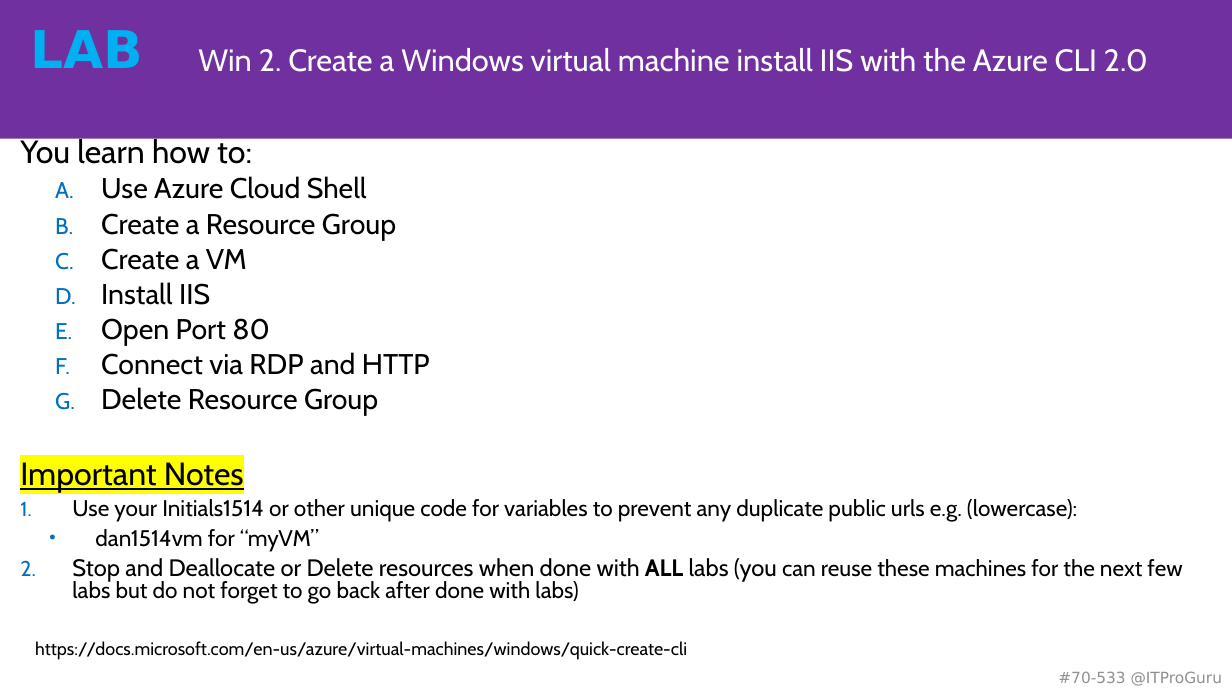
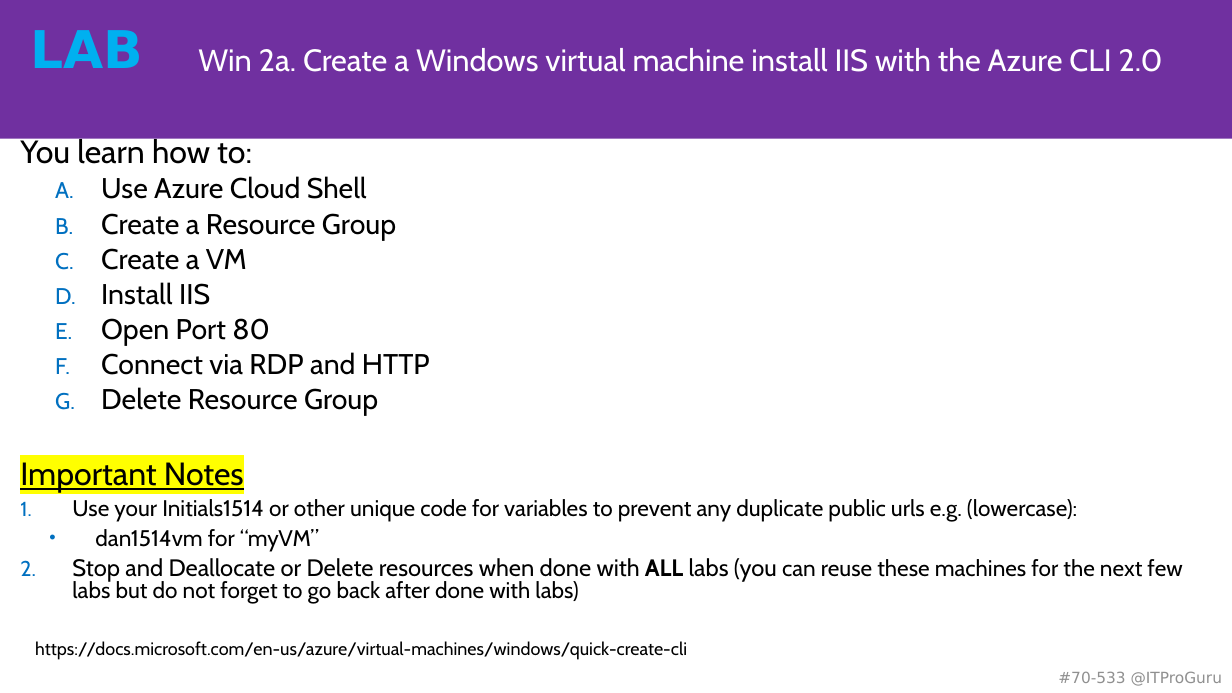
Before and after one commit to guruskill/70-535, a slide deck: slide 14 of Labs/70-535-00-Labs.pptx (slide 13 before the commit). Drawn at 1232x693 pixels with LibreOffice and Linux fonts; fonts in the diff are those of the drawing. Boxes give left, top, right and bottom in pixels: in the first picture for what was removed or moved away, otherwise in the second. Text is boxed around its words. In the diff, an @@ line names an element or a change of style, - is before the commit and + after.

```diff
--- a/Labs/70-535-00-Labs.pptx
+++ b/Labs/70-535-00-Labs.pptx
@@ title at bbox=[198, 48, 1163, 72]: text changed @@
-Win 2. Create a Windows virtual machine install IIS with the Azure CLI 2.0
+Win 2a. Create a Windows virtual machine install IIS with the Azure CLI 2.0
```
Also in this commit, not shown: 9 other slides changed, 5 slides added, 3 slides removed.
